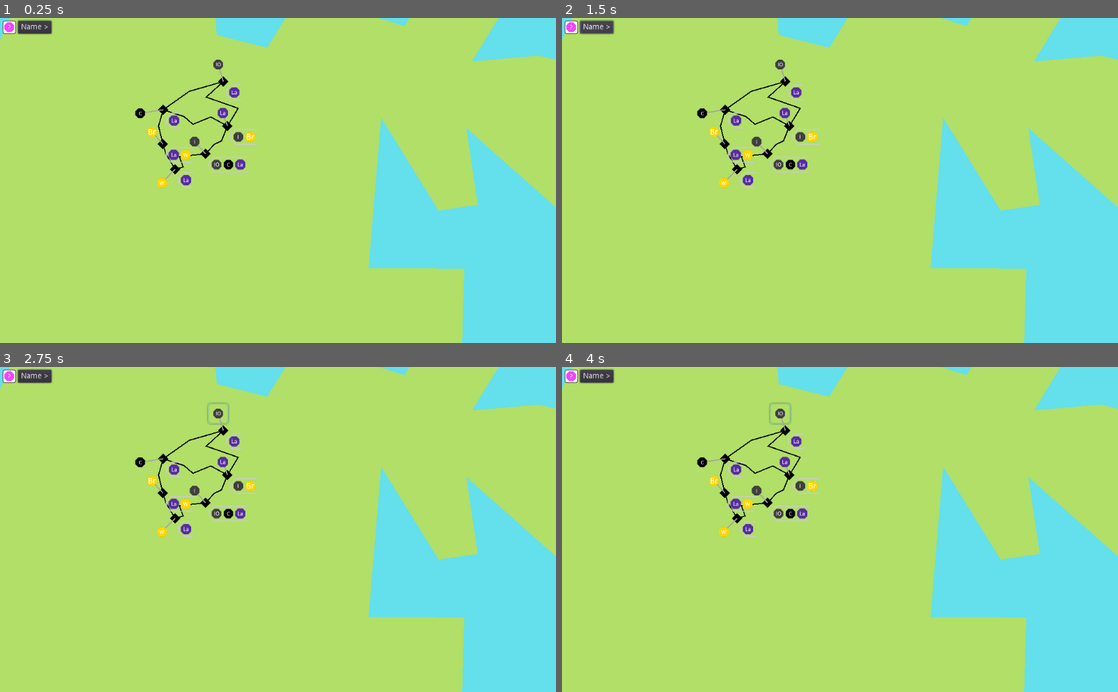
Above: before the commit, frames 1-4 (two rows, left to right).
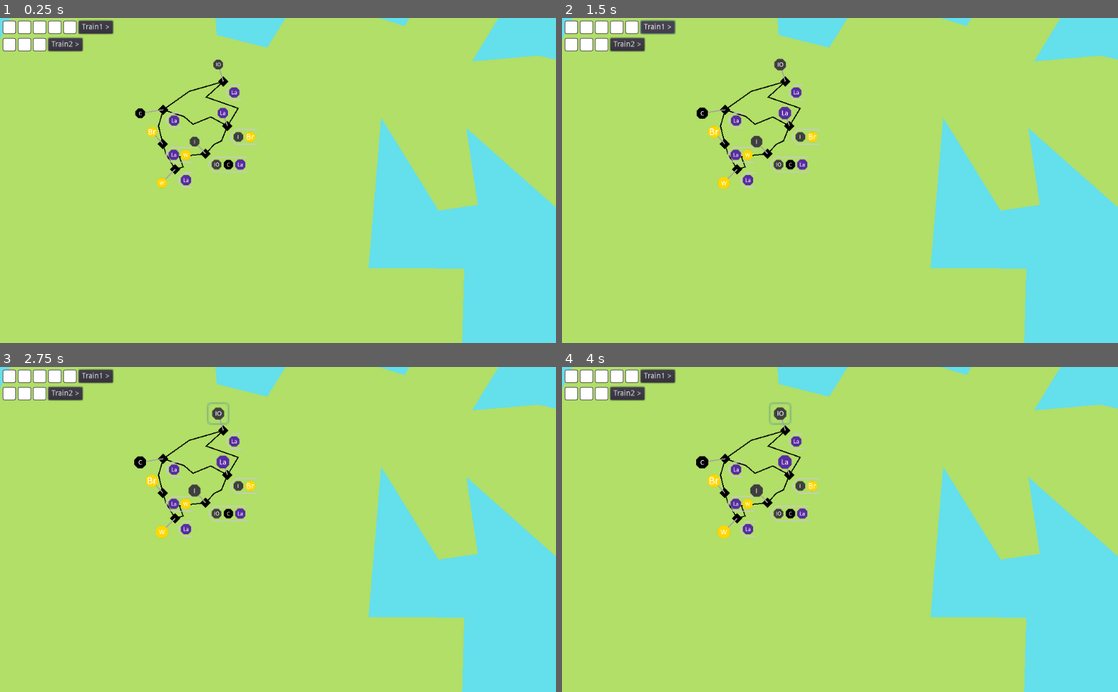
Above: after the commit, the same moments.

Repository: LeBoku/supply-chained
Game: Godot game, scene res://Game.tscn
The game is run twice, just before and just after one commit, with the same random seed, the same clock (stepped at 60 frames per second) and the same inputs.
Inputs (mouse positions are in pixels of both pictures, inside the frame that each line leads up to):
- Up to frame 1 (0.25 s): no input
- Up to frame 2 (1.5 s): click (595, 27) at 0.5 s, where only the run before the commit has a clickable "Name >"; click "Name >" (after the commit: "Train1 >") at 1.25 s
- Up to frame 3 (2.75 s): click (216, 412) at 2.02 s
- Up to frame 4 (4 s): click "Name >" (after the commit: "Train2 >") at 2.75 s; click (778, 412) at 3.52 s

The runs differ from the first frame. In frame 1, 1.4% of the frame differs, in the area x 0-21%, y 0-11%; in frame 2, 1.6%; in frame 3, 1.6%; in frame 4, 1.7%, in the area x 0-42%, y 0-53%.
Error before the commit: Invalid call. Nonexistent function 'connect' in base 'Nil'. (res://carriers/Hud.gd:12)

Commit message:
implemented multiple possible carriers at the same time

Diff:
--- a/supply-chained/Game.gd
+++ b/supply-chained/Game.gd
@@ -1,8 +1,17 @@
 extends Node2D
 
 const Route = preload("res://router/Route.tscn")
+const CarierHud = preload("res://carriers/Hud.tscn")
 
 onready var route_builder = get_node("/root/RouteBuilder")
+
+func _ready():
+	for carrier in get_tree().get_nodes_in_group("carrier"):
+		var hud = CarierHud.instance()
+		hud.carrier = carrier
+		hud.connect("carrier_selected", self, "_on_carrier_selected")
+		$HUD/CarriersHud.add_child(hud)
+
 
 func _on_carrier_selected(carrier: Carrier):
 	var route = yield(route_builder.build_route(), "completed")
--- a/supply-chained/Game.tscn
+++ b/supply-chained/Game.tscn
@@ -1,9 +1,8 @@
-[gd_scene load_steps=7 format=2]
+[gd_scene load_steps=6 format=2]
 
 [ext_resource path="res://Game.gd" type="Script" id=1]
 [ext_resource path="res://station/Station.tscn" type="PackedScene" id=2]
 [ext_resource path="res://connection/ConnectionHelper.tscn" type="PackedScene" id=3]
-[ext_resource path="res://carriers/Hud.tscn" type="PackedScene" id=4]
 [ext_resource path="res://carriers/Carrier.gd" type="Script" id=5]
 [ext_resource path="res://production/Production.tscn" type="PackedScene" id=8]
 
@@ -118,6 +117,13 @@
 script = ExtResource( 5 )
 cargo = [ null, null, null, null, null ]
 
+[node name="Train2" type="Polygon2D" parent="."]
+z_index = 10
+antialiased = true
+polygon = PoolVector2Array( -6, -3, 5, -3, 7, 0, 5, 3, -6, 3 )
+script = ExtResource( 5 )
+cargo = [ null, null, null ]
+
 [node name="Camera2D" type="Camera2D" parent="."]
 offset = Vector2( 200, 250 )
 current = true
@@ -133,8 +139,3 @@
 __meta__ = {
 "_edit_use_anchors_": false
 }
-
-[node name="Train1Hud" parent="HUD/CarriersHud" instance=ExtResource( 4 )]
-margin_right = 90.0
-margin_bottom = 24.0
-[connection signal="carrier_selected" from="HUD/CarriersHud/Train1Hud" to="." method="_on_carrier_selected"]
--- a/supply-chained/carriers/Carrier.gd
+++ b/supply-chained/carriers/Carrier.gd
@@ -10,6 +10,7 @@
 
 func _ready():
 	emit_signal("cargo_changed")
+	add_to_group("carrier")
 
 func get_empty_cargo_spot():
 	return cargo.find(null)
--- a/supply-chained/carriers/Hud.gd
+++ b/supply-chained/carriers/Hud.gd
@@ -1,31 +1,31 @@
-extends HBoxContainer
+extends Container
 
 signal carrier_selected(Carrier)
 
 const Util = preload("res://util/Util.gd")
 
 export var carrier_path: NodePath
-onready var carrier = get_node(carrier_path) as Carrier
+onready var carrier: Carrier
 onready var materials = $"/root/MaterialHelper"
 
 func _ready():
 	carrier.connect("cargo_changed", self, "display")
 
-	$Name.text = carrier.name+" >"
-	Util.propagate_signal($Name, "pressed", self, "carrier_selected", [carrier])
+	$Cargo/Name.text = carrier.name+" >"
+	Util.propagate_signal($Cargo/Name, "pressed", self, "carrier_selected", [carrier])
 
 	for cargo in carrier.cargo:
-		var el = $CargoSpace.duplicate()
+		var el = $Cargo/CargoSpace.duplicate()
 		el.get_node("Payload").texture = null
-		add_child(el)
-		move_child(el, 0)
+		$Cargo.add_child(el)
+		$Cargo.move_child(el, 0)
 
-	remove_child($CargoSpace)
+	$Cargo.remove_child($Cargo/CargoSpace)
 	display()
 
 func display():
 	for index in range(len(carrier.cargo)):
-		var el = get_child(index)
+		var el = $Cargo.get_child(index)
 		var texture = null
 
 		if carrier.cargo[index] != null:
--- a/supply-chained/carriers/Hud.tscn
+++ b/supply-chained/carriers/Hud.tscn
@@ -17,23 +17,19 @@
 shadow_color = Color( 0.956863, 0.952941, 0.952941, 0.6 )
 shadow_size = 1
 
-[node name="VSplitContainer" type="VSplitContainer"]
+[node name="Carrier" type="VBoxContainer"]
+margin_right = 94.0
+margin_bottom = 24.0
+script = ExtResource( 1 )
+
+[node name="Cargo" type="HBoxContainer" parent="."]
 margin_right = 94.0
 margin_bottom = 24.0
 __meta__ = {
 "_edit_use_anchors_": false
 }
 
-[node name="Train1Hud" type="HBoxContainer" parent="."]
-margin_right = 94.0
-margin_bottom = 24.0
-script = ExtResource( 1 )
-__meta__ = {
-"_edit_use_anchors_": false
-}
-carrier_path = NodePath("../../../Train1")
-
-[node name="CargoSpace" type="Panel" parent="Train1Hud"]
+[node name="CargoSpace" type="Panel" parent="Cargo"]
 margin_right = 24.0
 margin_bottom = 24.0
 rect_min_size = Vector2( 24, 24 )
@@ -42,7 +38,7 @@
 "_edit_use_anchors_": false
 }
 
-[node name="Payload" type="TextureRect" parent="Train1Hud/CargoSpace"]
+[node name="Payload" type="TextureRect" parent="Cargo/CargoSpace"]
 margin_left = 2.0
 margin_top = 2.0
 margin_right = 22.0
@@ -54,7 +50,7 @@
 "_edit_use_anchors_": false
 }
 
-[node name="Name" type="Button" parent="Train1Hud"]
+[node name="Name" type="Button" parent="Cargo"]
 margin_left = 28.0
 margin_right = 90.0
 margin_bottom = 24.0
@@ -62,6 +58,6 @@
 text = "Name >"
 
 [node name="CurrentRoute" type="HBoxContainer" parent="."]
-margin_top = 36.0
+margin_top = 28.0
 margin_right = 94.0
-margin_bottom = 36.0
+margin_bottom = 28.0
